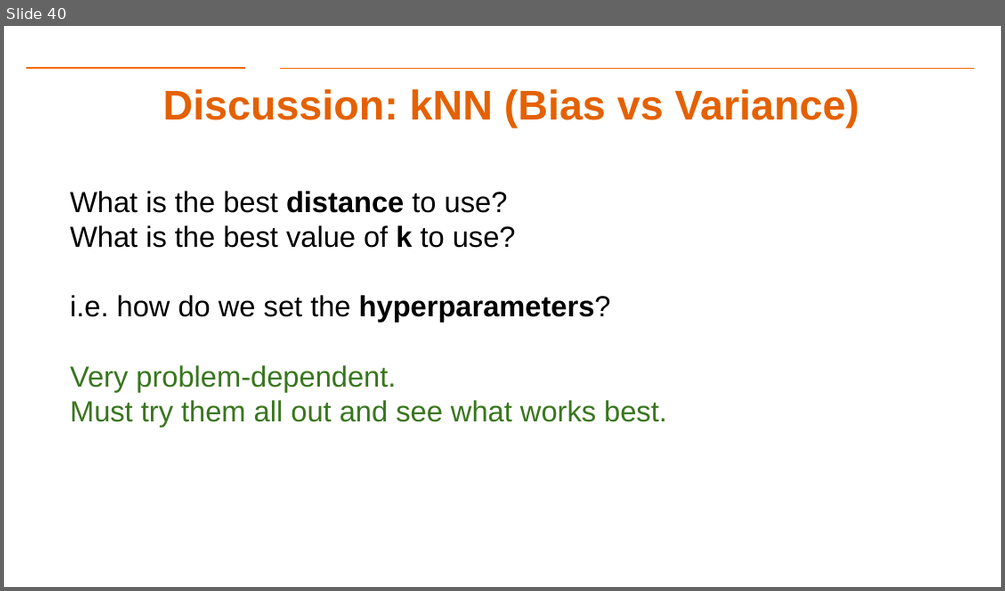
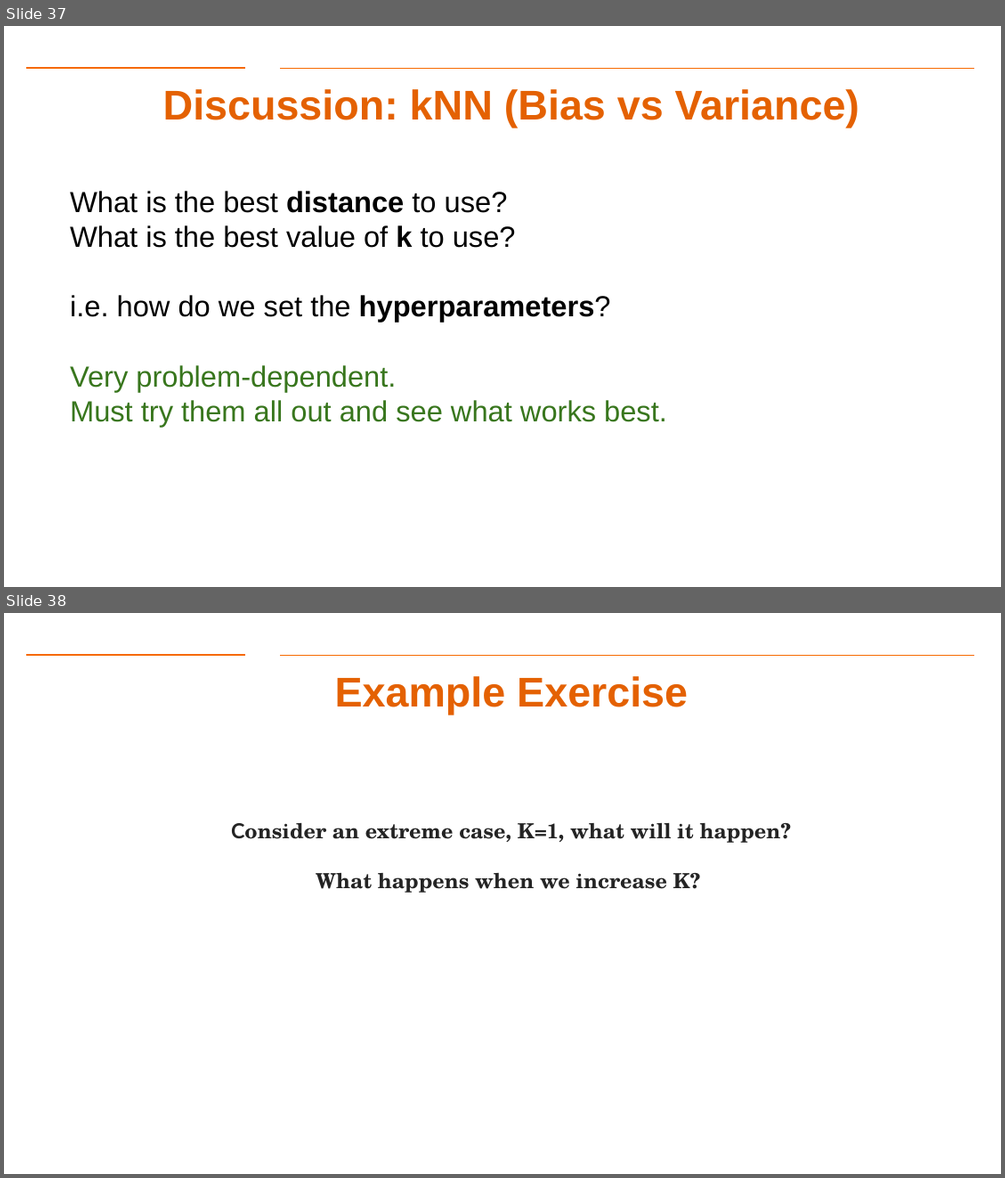
Before and after one commit to aiforsec/RIT-DSCI-633-FDS, a slide deck: Syllabus/Lecture08/Lec08.pptx. Shown one above the other, each under a label of ours: slide 40 before the commit, slides 37 and 38 after it. The pictures are 1005x591 and 1005x1178 pixels, drawn with LibreOffice and Linux fonts; fonts in the diff are those of the drawing; background and template pictures are left out. Boxes give left, top, right and bottom in pixels: in the first picture for what was removed or moved away, otherwise in the second. Text is boxed around its words. In the diff, an @@ line names an element or a change of style, - is before the commit and + after.

```diff
--- a/Syllabus/Lecture08/Lec08.pptx
+++ b/Syllabus/Lecture08/Lec08.pptx
@@ slide 38 added at box(4, 613, 1001, 1174), background #FFFFFF; not listed: 2 template elements that a slide beside it also shows @@
@@ title added at box(335, 676, 688, 715), 40 pt, text #E46102, bold @@
+Example Exercise
@@ text added at box(231, 823, 791, 892), 20 pt, text #242424, bold @@
+Consider an extreme case, K=1, what will it happen?
+What happens when we increase K?
@@ what was slide 40 is now slide 37 @@
```
Also in this commit, not shown: 5 slides changed, 4 other slides added, 6 slides removed, 4 other files.
